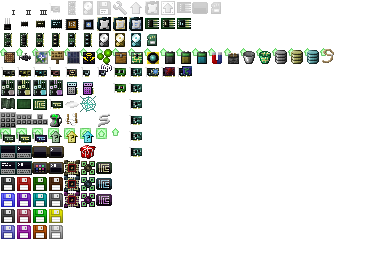
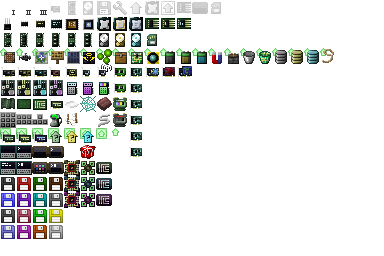
Comparing the layer stacks of the two 384px x 256px images. Changes:
painted on "items" (2nd of 2, in "items") over (x1=97, y1=82, x2=127, y2=127)
